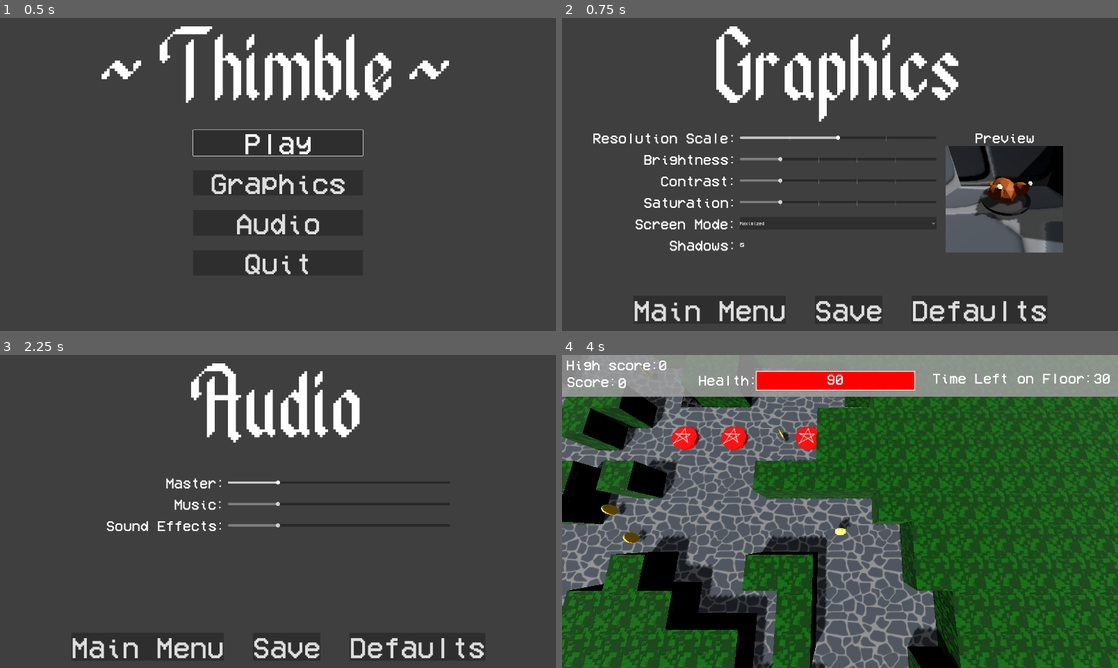
Above: before the commit, frames 1-4 (two rows, left to right).
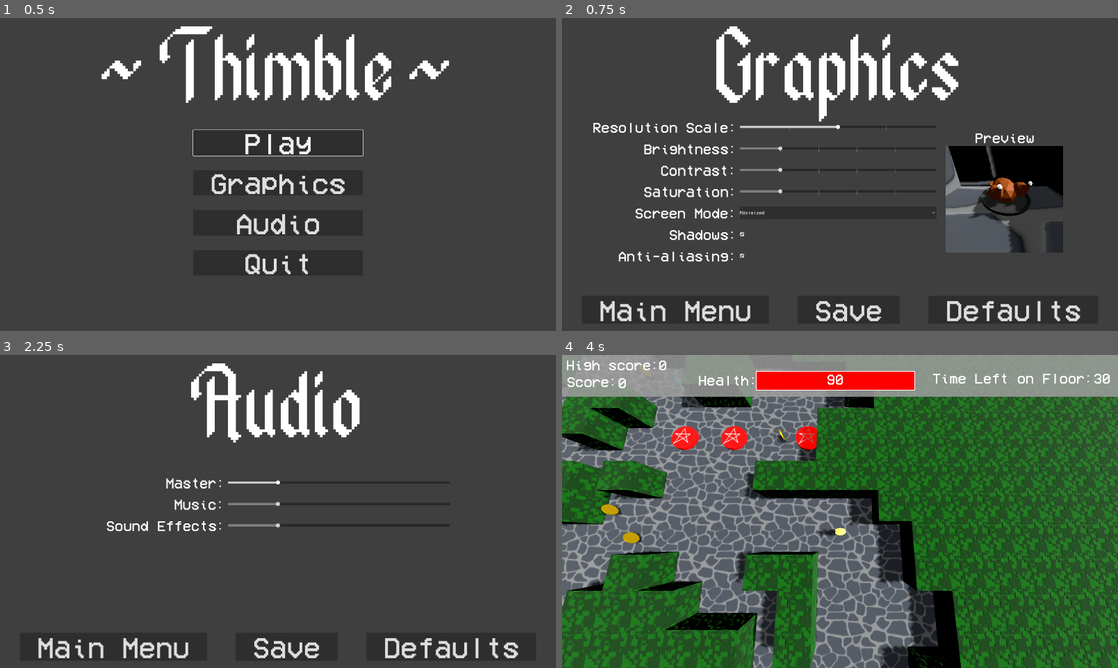
Above: after the commit, the same moments.

Repository: Yeetcoeschann7/Gauntlet
Game: Godot game, scene res://assets/scenes/UI/Menus/main_menu.tscn
Two runs of this game, one before a commit and one after it. Both use one fixed random seed, a clock stepped at 60 frames per second and the inputs below. Sound files missing from this copy of the repository are replaced by a short silence.
Inputs:
- Up to frame 1 (0.5 s): no input
- Up to frame 2 (0.75 s): click "Graphics" at 0.5 s
- Up to frame 3 (2.25 s): click "Main Menu" at 1.25 s; click "Audio" at 2 s
- Up to frame 4 (4 s): click "Main Menu" at 2.75 s; click "Play" at 3.5 s

Frame 1 is identical in both runs. In frame 2, 7.5% of the frame differs, in the area x 5-94%, y 33-97%; in frame 3, 1.9%; in frame 4, 18%, in the area x 0-100%, y 13-100%.

Commit message:
Added Anti-Aliasing
Added MSAA anti-aliasing option and an app icon. Also fixed bug involving options not saving and loading properly.

Diff:
--- a/assets/scenes/levels/randomLevel.gd
+++ b/assets/scenes/levels/randomLevel.gd
@@ -22,6 +22,10 @@
 	$player/Camera3D.environment.set_adjustment_contrast(globs.contrastScale)
 	$player/Camera3D.environment.set_adjustment_saturation(globs.saturationScale)
 	$DirectionalLight3D.shadow_enabled = globs.shadows
+	if globs.AA:
+		get_viewport().msaa_3d = Viewport.MSAA_2X
+	else:
+		get_viewport().msaa_3d = Viewport.MSAA_DISABLED
 	DisplayServer.window_set_mode(globs.screenMode)
 	randomize()
 	var current_pos = Vector2(0,0)
--- a/assets/scenes/levels/randomLevel.tscn
+++ b/assets/scenes/levels/randomLevel.tscn
@@ -227,8 +227,11 @@
 script = ExtResource("1_7mnjk")
 
 [node name="DirectionalLight3D" type="DirectionalLight3D" parent="."]
-transform = Transform3D(-0.479162, -0.86588, 0.143721, -0.284008, -0.00198279, -0.95882, 0.830508, -0.500248, -0.244967, 0, 31.9786, 0)
+transform = Transform3D(0.274099, -0.655674, 0.703535, -0.283511, 0.64395, 0.710599, -0.918962, -0.394234, -0.00938464, 0, 6.54089, 0)
+light_energy = 2.0
+light_indirect_energy = 2.0
 shadow_enabled = true
+shadow_opacity = 0.8
 
 [node name="GridMap" type="GridMap" parent="."]
 mesh_library = SubResource("MeshLibrary_60llu")
@@ -251,13 +254,6 @@
 
 [node name="Hud" parent="player/Camera3D" instance=ExtResource("7_6iv7g")]
 
-[node name="DirectionalLight3D2" type="DirectionalLight3D" parent="."]
-transform = Transform3D(0.423505, -0.85945, -0.286338, 0.565792, 0.00409482, 0.824538, -0.707476, -0.511204, 0.488004, 0, 31.9786, 0)
-light_energy = 1.5
-shadow_enabled = true
-shadow_opacity = 0.8
-directional_shadow_mode = 0
-
 [node name="floorTime" type="Timer" parent="."]
 wait_time = 30.0
 one_shot = true
--- a/audio_options.tscn
+++ b/audio_options.tscn
@@ -74,6 +74,7 @@
 size_flags_vertical = 1
 max_value = 5.0
 step = 0.1
+value = 1.0
 script = ExtResource("4_h25c5")
 
 [node name="musicLabel" type="Label" parent="menuBG/menuContainer"]
@@ -89,6 +90,7 @@
 size_flags_vertical = 1
 max_value = 5.0
 step = 0.1
+value = 1.0
 script = ExtResource("4_h25c5")
 
 [node name="SFXLabel" type="Label" parent="menuBG/menuContainer"]
@@ -104,7 +106,7 @@
 size_flags_vertical = 1
 max_value = 5.0
 step = 0.1
-value = 5.0
+value = 1.0
 script = ExtResource("4_h25c5")
 
 [node name="HBoxContainer" type="HBoxContainer" parent="menuBG"]
@@ -125,19 +127,19 @@
 [node name="backButton" type="Button" parent="menuBG/HBoxContainer"]
 layout_mode = 2
 theme_override_font_sizes/font_size = 100
-text = "Main Menu"
+text = " Main Menu "
 script = ExtResource("4_wtkbl")
 
 [node name="saveButton" type="Button" parent="menuBG/HBoxContainer"]
 layout_mode = 2
 theme_override_font_sizes/font_size = 100
-text = "Save"
+text = " Save "
 script = ExtResource("4_wtkbl")
 
 [node name="defaultsButton" type="Button" parent="menuBG/HBoxContainer"]
 layout_mode = 2
 theme_override_font_sizes/font_size = 100
-text = "Defaults"
+text = " Defaults "
 script = ExtResource("4_wtkbl")
 
 [node name="testNoise" type="AudioStreamPlayer" parent="."]
--- a/globs.gd
+++ b/globs.gd
@@ -13,9 +13,10 @@
 var saturationScale = 1.1
 var shadows = true
 var screenMode = DisplayServer.WINDOW_MODE_MAXIMIZED
-var masterVol = 1
-var musicVol = 1
-var sfxVol = 1
+var masterVol = 1.0
+var musicVol = 1.0
+var sfxVol = 1.0
+var AA = 1
 
 @onready var select_noise = AudioStreamPlayer.new()
 @onready var click_noise = AudioStreamPlayer.new()
@@ -40,7 +41,9 @@
 		"screenMode" : screenMode,
 		"masterVol" : masterVol,
 		"musicVol" : musicVol,
-		"sfxVol" : sfxVol
+		"sfxVol" : sfxVol,
+		"resScale" : resScale,
+		"AA" : AA
 		}
 	var json_string = JSON.stringify(save_dict)
 	save_file.store_line(json_string)
@@ -53,6 +56,7 @@
 	while save_file.get_position() < save_file.get_length():
 		json_string += save_file.get_line()
 	var save_dict = JSON.parse_string(json_string)
+	resScale = save_dict["resScale"]
 	highscore = save_dict["highscore"]
 	brightScale = save_dict["brightness"]
 	contrastScale = save_dict["contrast"]
@@ -62,6 +66,7 @@
 	masterVol = save_dict["masterVol"]
 	musicVol = save_dict["musicVol"]
 	sfxVol = save_dict["sfxVol"]
+	AA = save_dict["AA"]
 	DisplayServer.window_set_mode(screenMode)
 
 func button_focus_moved():
@@ -75,3 +80,11 @@
 		Input.mouse_mode = Input.MOUSE_MODE_CONFINED_HIDDEN
 	if event is InputEventMouseMotion:
 		Input.mouse_mode = Input.MOUSE_MODE_VISIBLE
+	if Input.is_action_just_pressed("fullscreen"):
+		toggle_fullscreen()
+
+func toggle_fullscreen():
+	if int(DisplayServer.window_get_mode()) == 3:
+		DisplayServer.window_set_mode(DisplayServer.WINDOW_MODE_MAXIMIZED)
+	else:
+		DisplayServer.window_set_mode(DisplayServer.WINDOW_MODE_FULLSCREEN)
--- a/options_menu.gd
+++ b/options_menu.gd
@@ -6,18 +6,17 @@
 # Called when the node enters the scene tree for the first time.
 func _ready() -> void:
 	$menuBG/menuContainer/ResSlider.grab_focus()
-	match(globs.screenMode):
-		DisplayServer.WINDOW_MODE_MAXIMIZED:
-			$menuBG/menuContainer/screenDropdown.selected = 0
-		DisplayServer.WINDOW_MODE_EXCLUSIVE_FULLSCREEN:
-			$menuBG/menuContainer/screenDropdown.selected = 1
-		DisplayServer.WINDOW_MODE_FULLSCREEN:
-			$menuBG/menuContainer/screenDropdown.selected = 2
+	match(int(globs.screenMode)):
+		2:#Maximized
+			$menuBG/menuContainer/screenDropdown.select(0)
+		3:#Fullscreen
+			$menuBG/menuContainer/screenDropdown.select(1)
 	$menuBG/menuContainer/ResSlider.value = globs.resScale
 	$menuBG/menuContainer/brightnessSlider.value = globs.brightScale
 	$menuBG/menuContainer/contrastSlider.value = globs.contrastScale
 	$menuBG/menuContainer/saturationSlider.value = globs.saturationScale
 	$menuBG/menuContainer/shadowBox.button_pressed = globs.shadows
+	$menuBG/menuContainer/AABox.button_pressed = globs.AA
 
 func _on_back_button_pressed() -> void:
 	get_tree().change_scene_to_file("res://assets/scenes/UI/Menus/main_menu.tscn")
@@ -39,20 +38,25 @@
 		0:
 			screenMode = DisplayServer.WINDOW_MODE_MAXIMIZED
 		1:
-			screenMode = DisplayServer.WINDOW_MODE_EXCLUSIVE_FULLSCREEN
-		2:
 			screenMode = DisplayServer.WINDOW_MODE_FULLSCREEN
 
 func _on_shadow_box_toggled(toggled_on: bool) -> void:
 	$menuBG/previewContainer/previewViewport/Node3D/DirectionalLight3D.shadow_enabled = toggled_on
 
+func _on_aa_box_toggled(toggled_on: bool) -> void:
+	if toggled_on == true:
+		$menuBG/previewContainer/previewViewport.msaa_3d = Viewport.MSAA_2X
+	else:
+		$menuBG/previewContainer/previewViewport.msaa_3d = Viewport.MSAA_DISABLED
+
 func _on_save_button_pressed() -> void:
 	globs.resScale = $menuBG/menuContainer/ResSlider.value
 	globs.screenMode = screenMode
-	globs.brightScale = $menuBG/previewContainer/previewViewport/Node3D/Camera3D.environment.get_adjustment_brightness()
-	globs.contrastScale = $menuBG/previewContainer/previewViewport/Node3D/Camera3D.environment.get_adjustment_contrast()
-	globs.saturationScale = $menuBG/previewContainer/previewViewport/Node3D/Camera3D.environment.get_adjustment_saturation()
-	globs.shadows = $menuBG/previewContainer/previewViewport/Node3D/DirectionalLight3D.shadow_enabled
+	globs.brightScale = $menuBG/menuContainer/brightnessSlider.value
+	globs.contrastScale = $menuBG/menuContainer/contrastSlider.value
+	globs.saturationScale = $menuBG/menuContainer/saturationSlider.value
+	globs.shadows = $menuBG/menuContainer/shadowBox.button_pressed
+	globs.AA = $menuBG/menuContainer/AABox.button_pressed
 	DisplayServer.window_set_mode(globs.screenMode)
 	globs.save()
 
@@ -65,7 +69,10 @@
 	$menuBG/menuContainer/contrastSlider.value = 1.1
 	_on_saturation_slider_value_changed(1.1)
 	$menuBG/menuContainer/saturationSlider.value = 1.1
-	_on_shadow_box_toggled(true)
+	$menuBG/menuContainer/shadowBox.button_pressed = true
+	$menuBG/previewContainer/previewViewport/Node3D/DirectionalLight3D.shadow_enabled = true
+	$menuBG/menuContainer/AABox.button_pressed = true
+	$menuBG/previewContainer/previewViewport.screen_space_aa = Viewport.SCREEN_SPACE_AA_FXAA
 
 func _input(_event: InputEvent) -> void:
 	if Input.is_action_just_pressed("ui_cancel"):
--- a/options_menu.tscn
+++ b/options_menu.tscn
@@ -142,13 +142,11 @@
 
 [node name="screenDropdown" type="OptionButton" parent="menuBG/menuContainer"]
 layout_mode = 2
-selected = 0
-item_count = 3
+allow_reselect = true
+item_count = 2
 popup/item_0/text = "Maximized"
-popup/item_1/text = "Exlusive Fullscreen"
+popup/item_1/text = "Fullscreen"
 popup/item_1/id = 1
-popup/item_2/text = "Fullscreen"
-popup/item_2/id = 2
 script = ExtResource("5_uvtem")
 
 [node name="shadowLabel" type="Label" parent="menuBG/menuContainer"]
@@ -158,6 +156,18 @@
 horizontal_alignment = 2
 
 [node name="shadowBox" type="CheckBox" parent="menuBG/menuContainer"]
+layout_mode = 2
+size_flags_horizontal = 0
+button_pressed = true
+script = ExtResource("5_n0tcp")
+
+[node name="AALabel" type="Label" parent="menuBG/menuContainer"]
+layout_mode = 2
+theme_override_font_sizes/font_size = 50
+text = "Anti-aliasing:"
+horizontal_alignment = 2
+
+[node name="AABox" type="CheckBox" parent="menuBG/menuContainer"]
 layout_mode = 2
 size_flags_horizontal = 0
 button_pressed = true
@@ -181,19 +191,19 @@
 [node name="backButton" type="Button" parent="menuBG/HBoxContainer"]
 layout_mode = 2
 theme_override_font_sizes/font_size = 100
-text = "Main Menu"
+text = " Main Menu "
 script = ExtResource("4_st5sf")
 
 [node name="saveButton" type="Button" parent="menuBG/HBoxContainer"]
 layout_mode = 2
 theme_override_font_sizes/font_size = 100
-text = "Save"
+text = " Save "
 script = ExtResource("4_st5sf")
 
 [node name="defaultsButton" type="Button" parent="menuBG/HBoxContainer"]
 layout_mode = 2
 theme_override_font_sizes/font_size = 100
-text = "Defaults"
+text = " Defaults "
 script = ExtResource("4_st5sf")
 
 [node name="previewLabel" type="Label" parent="menuBG"]
@@ -226,6 +236,7 @@
 [connection signal="value_changed" from="menuBG/menuContainer/saturationSlider" to="." method="_on_saturation_slider_value_changed"]
 [connection signal="item_selected" from="menuBG/menuContainer/screenDropdown" to="." method="_on_screen_dropdown_item_selected"]
 [connection signal="toggled" from="menuBG/menuContainer/shadowBox" to="." method="_on_shadow_box_toggled"]
+[connection signal="toggled" from="menuBG/menuContainer/AABox" to="." method="_on_aa_box_toggled"]
 [connection signal="pressed" from="menuBG/HBoxContainer/backButton" to="." method="_on_back_button_pressed"]
 [connection signal="pressed" from="menuBG/HBoxContainer/saveButton" to="." method="_on_save_button_pressed"]
 [connection signal="pressed" from="menuBG/HBoxContainer/defaultsButton" to="." method="_on_defaults_button_pressed"]
--- a/project.godot
+++ b/project.godot
@@ -10,10 +10,12 @@
 
 [application]
 
-config/name="Gauntlet"
+config/name="Thimble"
 run/main_scene="res://assets/scenes/UI/Menus/main_menu.tscn"
 config/features=PackedStringArray("4.3", "Forward Plus")
-config/icon="res://icon.svg"
+boot_splash/bg_color=Color(0.309385, 0.309385, 0.309385, 1)
+boot_splash/use_filter=false
+config/icon="res://thimble.png"
 run/size/viewport_height=720
 run/size/viewport_width=1280
 
@@ -48,8 +50,7 @@
 }
 ui_cancel={
 "deadzone": 0.5,
-"events": [Object(InputEventKey,"resource_local_to_scene":false,"resource_name":"","device":0,"window_id":0,"alt_pressed":false,"shift_pressed":false,"ctrl_pressed":false,"meta_pressed":false,"pressed":false,"keycode":4194305,"physical_keycode":0,"key_label":0,"unicode":0,"location":0,"echo":false,"script":null)
-, Object(InputEventKey,"resource_local_to_scene":false,"resource_name":"","device":-1,"window_id":0,"alt_pressed":false,"shift_pressed":false,"ctrl_pressed":false,"meta_pressed":false,"pressed":false,"keycode":0,"physical_keycode":88,"key_label":0,"unicode":120,"location":0,"echo":false,"script":null)
+"events": [Object(InputEventKey,"resource_local_to_scene":false,"resource_name":"","device":-1,"window_id":0,"alt_pressed":false,"shift_pressed":false,"ctrl_pressed":false,"meta_pressed":false,"pressed":false,"keycode":0,"physical_keycode":88,"key_label":0,"unicode":120,"location":0,"echo":false,"script":null)
 , Object(InputEventJoypadButton,"resource_local_to_scene":false,"resource_name":"","device":-1,"button_index":1,"pressure":0.0,"pressed":true,"script":null)
 ]
 }
@@ -343,12 +344,13 @@
 "deadzone": 0.5,
 "events": [Object(InputEventKey,"resource_local_to_scene":false,"resource_name":"","device":-1,"window_id":0,"alt_press …(195 unchanged characters)…
 , Object(InputEventJoypadButton,"resource_local_to_scene":false,"resource_name":"","device":-1,"button_index":4,"pressure":0.0,"pressed":true,"script":null)
+, Object(InputEventKey,"resource_local_to_scene":false,"resource_name":"","device":-1,"window_id":0,"alt_pressed":true,"shift_pressed":false,"ctrl_pressed":false,"meta_pressed":false,"pressed":false,"keycode":0,"physical_keycode":4194309,"key_label":0,"unicode":0,"location":0,"echo":false,"script":null)
 ]
 }
 pause={
 "deadzone": 0.5,
-"events": [Object(InputEventKey,"resource_local_to_scene":false,"resource_name":"","device":-1,"window_id":0,"alt_pressed":false,"shift_pressed":false,"ctrl_pressed":false,"meta_pressed":false,"pressed":false,"keycode":0,"physical_keycode":4194305,"key_label":0,"unicode":0,"location":0,"echo":false,"script":null)
-, Object(InputEventJoypadButton,"resource_local_to_scene":false,"resource_name":"","device":-1,"button_index":6,"pressure":0.0,"pressed":true,"script":null)
+"events": [Object(InputEventJoypadButton,"resource_local_to_scene":false,"resource_name":"","device":-1,"button_index":6,"pressure":0.0,"pressed":true,"script":null)
+, Object(InputEventKey,"resource_local_to_scene":false,"resource_name":"","device":-1,"window_id":0,"alt_pressed":false,"shift_pressed":false,"ctrl_pressed":false,"meta_pressed":false,"pressed":false,"keycode":0,"physical_keycode":4194305,"key_label":0,"unicode":0,"location":0,"echo":false,"script":null)
 ]
 }
 left={
--- a/resTest.tscn
+++ b/resTest.tscn
@@ -143,7 +143,7 @@
 metadata/_editor_floor_ = Vector3(0, 2, 0)
 
 [node name="DirectionalLight3D" type="DirectionalLight3D" parent="."]
-transform = Transform3D(0.73618, 0.143241, 0.661454, -0.666311, -0.0178934, 0.74546, 0.118616, -0.989526, 0.0822704, 0, 6.54089, 0)
+transform = Transform3D(0.274099, -0.655674, 0.703535, -0.283511, 0.64395, 0.710599, -0.918962, -0.394235, -0.00938457, 0, 6.54089, 0)
 light_energy = 2.0
 light_indirect_energy = 2.0
 shadow_enabled = true
Not shown: 11 places in assets/scenes/levels/randomLevel.tscn that only renumber resources
Not shown: 5 places in resTest.tscn that only renumber resources
Binary file added: thimble.ico
Binary file added: thimble.png
Not shown, added: thimble.png.import
